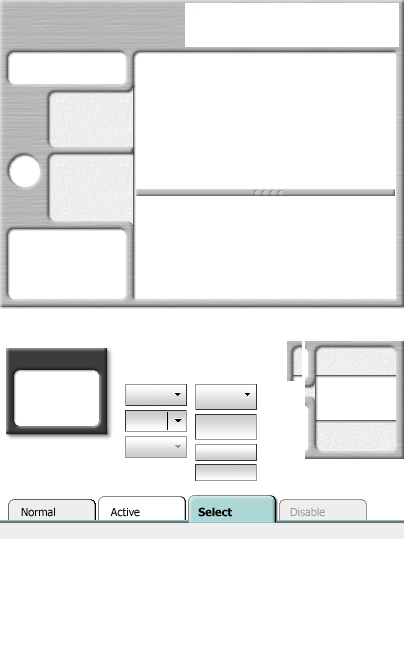
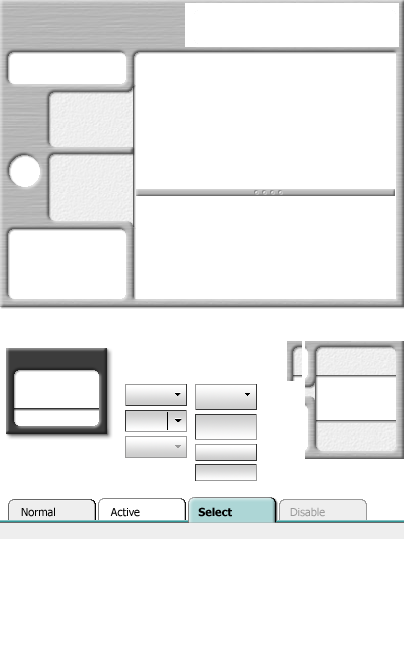
Comparing the layer stacks of the two (404, 650) images. Changes:
painted on "tab selected" over [188,495,276,501]
painted on "tab active" over [98,496,186,502]
added layer "dialog sep" in group "Dialog" over [14,408,99,411]
